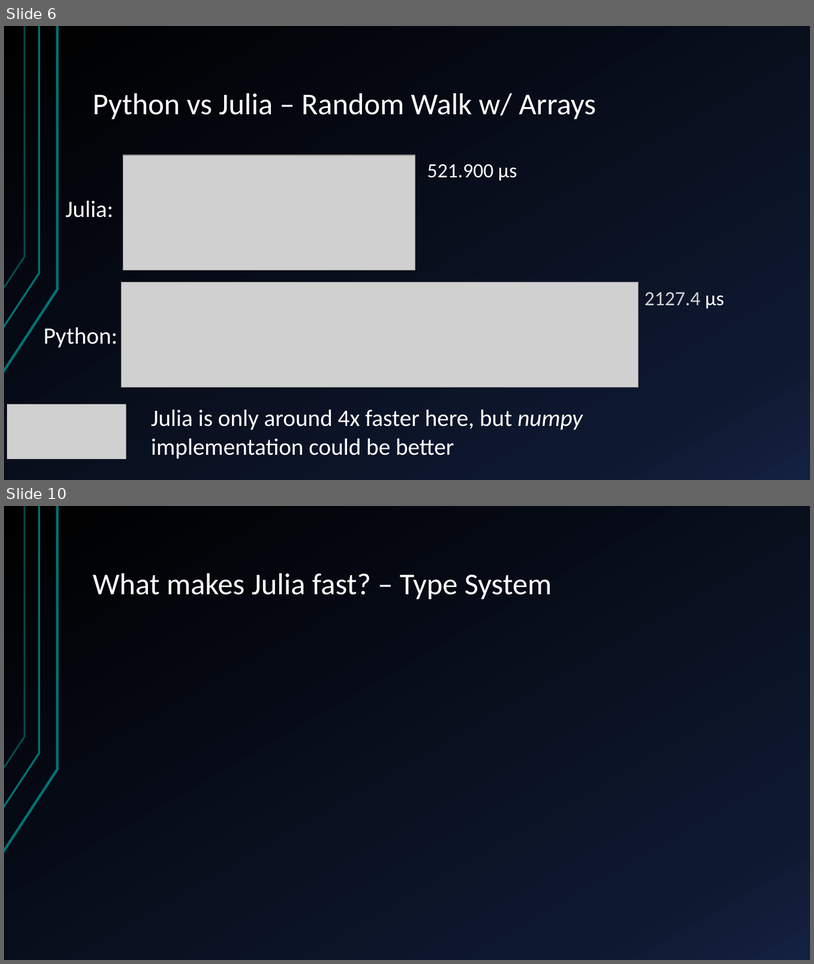
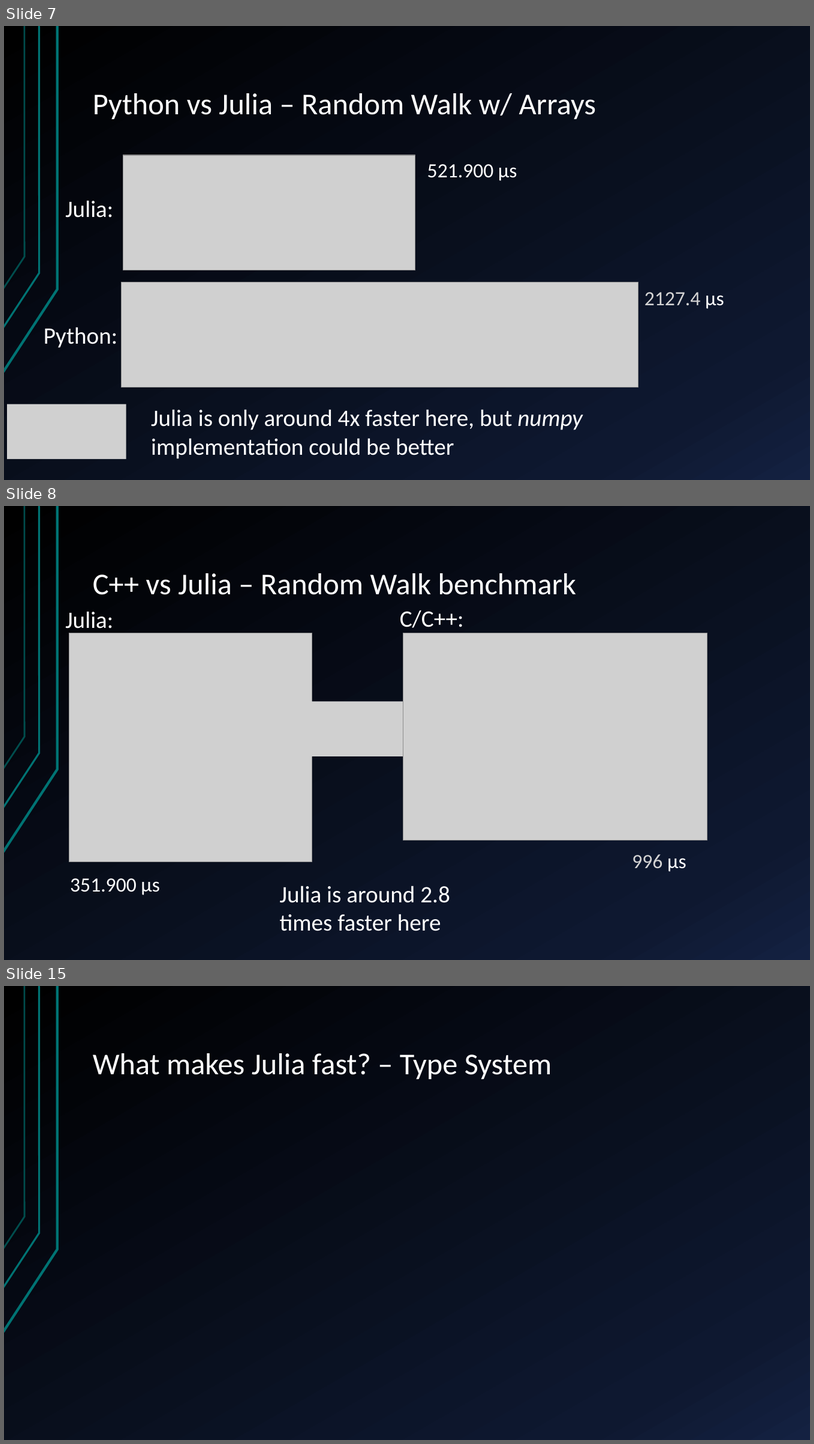
Before and after one commit to JamieMair/intro-to-julia-talk, a slide deck: Introduction to Julia.pptx. Shown one above the other, each under a label of ours: slides 6 and 10 before the commit, slides 7, 8 and 15 after it; the slides between them are not shown. The pictures are 814x964 and 814x1444 pixels, drawn with LibreOffice and Linux fonts; fonts in the diff are those of the drawing; grey boxes stand for pictures. Boxes give left, top, right and bottom in pixels: in the first picture for what was removed or moved away, otherwise in the second. Text is boxed around its words. In the diff, an @@ line names an element or a change of style, - is before the commit and + after.

```diff
--- a/Introduction to Julia.pptx
+++ b/Introduction to Julia.pptx
@@ slide 8 added at (x1=4, y1=506, x2=810, y2=960), background gradient #000000 to #0F1931 to #142242; not listed: 3 template elements that a slide beside it also shows @@
@@ title added at (x1=93, y1=573, x2=577, y2=595), 36 pt, text #FFFFFF @@
+C++ vs Julia – Random Walk benchmark
@@ text added at (x1=65, y1=611, x2=113, y2=634), 28 pt, text #FFFFFF @@
+Julia:
@@ text added at (x1=400, y1=610, x2=464, y2=628), 28 pt, text #FFFFFF @@
+C/C++:
@@ picture added at (x1=69, y1=633, x2=312, y2=862) @@
@@ picture added at (x1=403, y1=633, x2=707, y2=841) @@
@@ picture added at (x1=295, y1=702, x2=414, y2=756) @@
@@ text added at (x1=632, y1=854, x2=687, y2=871), 24 pt, text #D4D4D4 @@
+996 μs
@@ text added at (x1=70, y1=878, x2=160, y2=895), 24 pt, text #FFFFFF @@
+351.900 μs
@@ text added at (x1=280, y1=885, x2=450, y2=931), 28 pt, text #FFFFFF @@
+Julia is around 2.8 times faster here
@@ what was slide 6 is now slide 7 @@
@@ what was slide 10 is now slide 15 @@
```
Also in this commit, not shown: 3 slides changed, 5 other slides added, 1 slide removed.
